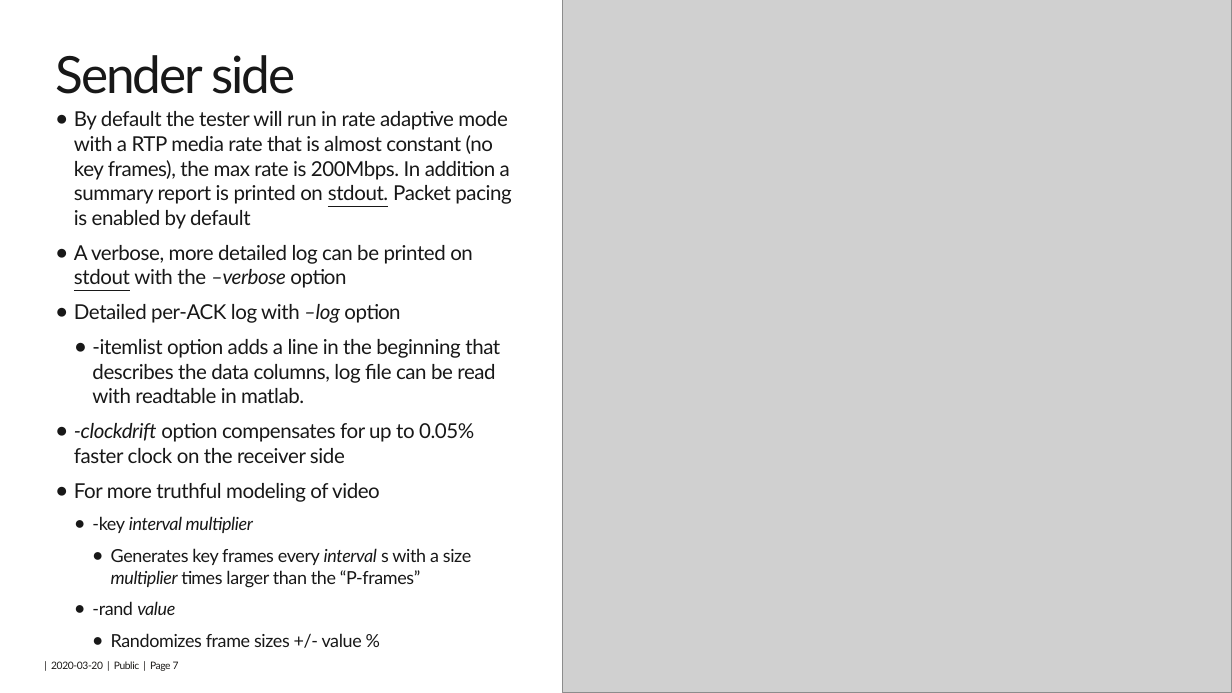
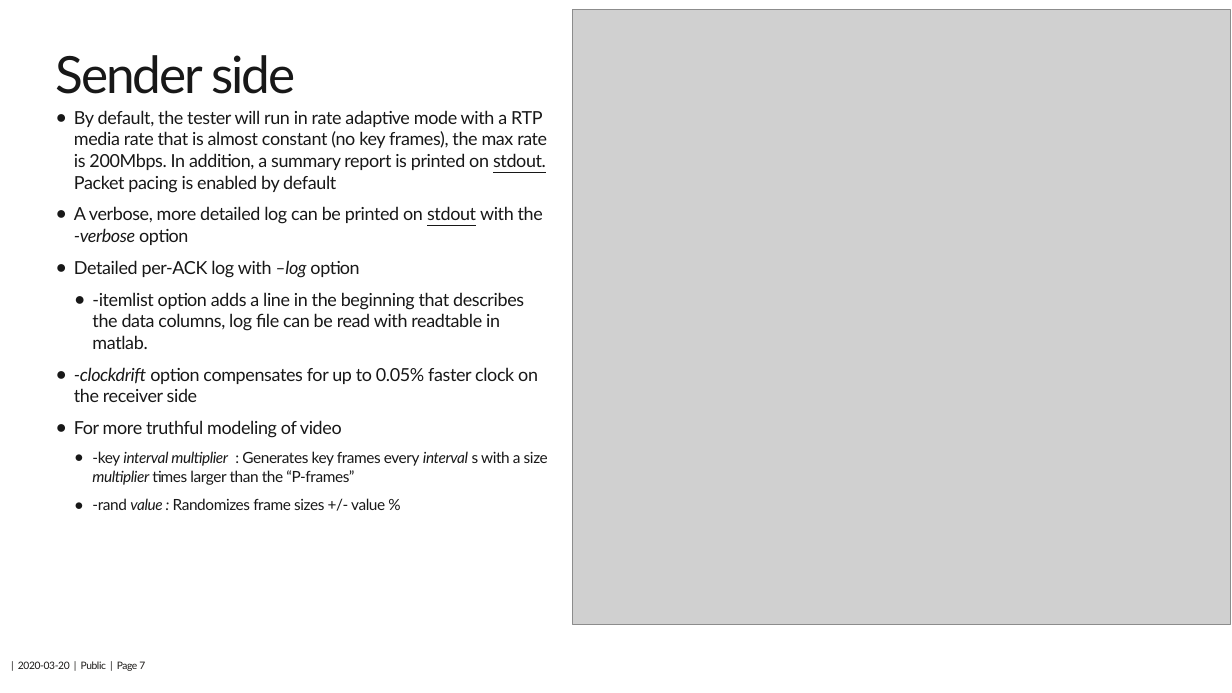
Before and after one commit to 5G-VCA-CC/scream, a slide deck: slide 7 of SCReAM-BW-test-tool.pptx. Drawn at 1232x693 pixels with LibreOffice and Linux fonts; fonts in the diff are those of the drawing; grey boxes stand for pictures; background and template pictures are left out. Boxes give left, top, right and bottom in pixels: in the first picture for what was removed or moved away, otherwise in the second. Text is boxed around its words. In the diff, an @@ line names an element or a change of style, - is before the commit and + after.

Commit message:
Robustness to large packet reordering improved. Feature is currently only enabled for the BW test application. To enable featire in multicam, add #define EXT_OOO_FB in multicam scream_receiver.cpp. Updated code also fixed an issue where even little reordering triggered packet loss reaction.   - -periodicdropinterval option removed. Periodic rate reduction is instead implemented in ScreamV2Tx.cpp.   - ScreamV1Tx.cpp removed.   - BW test tool, summary output displays %-age of packets marked Not-ECT, ECT(0), ECT(1) and CE.

```diff
--- a/SCReAM-BW-test-tool.pptx
+++ b/SCReAM-BW-test-tool.pptx
@@ picture resized from (x1=562, y1=0, x2=1232, y2=693) to (x1=573, y1=9, x2=1230, y2=625) @@
@@ text at (x1=74, y1=110, x2=547, y2=245): text changed; size 16 to 14 pt @@
-● By default the tester will run in rate adaptive mode with a RTP media rate that is almost constant (no key frames), the max rate is 200Mbps. In addition a summary report is printed on stdout. Packet pacing is enabled by default
-● A verbose, more detailed log can be printed on stdout with the –verbose option
+● By default, the tester will run in rate adaptive mode with a RTP media rate that is almost constant (no key frames), the max rate is 200Mbps. In addition, a summary report is printed on stdout. Packet pacing is enabled by default
+● A verbose, more detailed log can be printed on stdout with the
+  -verbose option
@@ text at (x1=74, y1=260, x2=538, y2=438): size 16 to 14 pt in "Detailed per-ACK log with –log option", "-itemlist option adds a line in the ...", "-clockdrift option compensates for up to 0.05% ...", "For more truthful modeling of video" @@
@@ text at (x1=92, y1=451, x2=548, y2=510): text changed; size 14 to 12 pt @@
-  ● -key interval multiplier
-    ● Generates key frames every interval s with a size multiplier times larger than the “P-frames”
-  ● -rand value
-    ● Randomizes frame sizes +/- value %
+  ● -key interval multiplier : Generates key frames every interval s with a size multiplier times larger than the “P-frames”
+  ● -rand value : Randomizes frame sizes +/- value %
@@ text moved from (x1=51, y1=661, x2=179, y2=671) to (x1=18, y1=661, x2=145, y2=671) @@
```
Also in this commit, not shown: 12 other slides changed, 26 other files.
